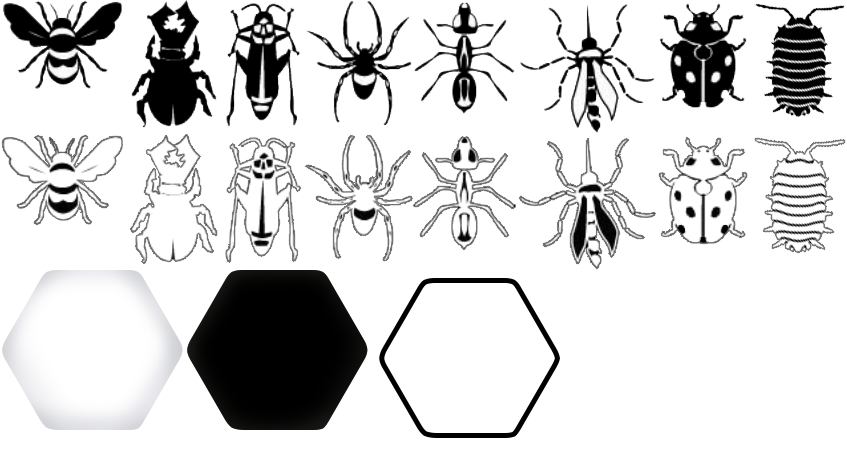
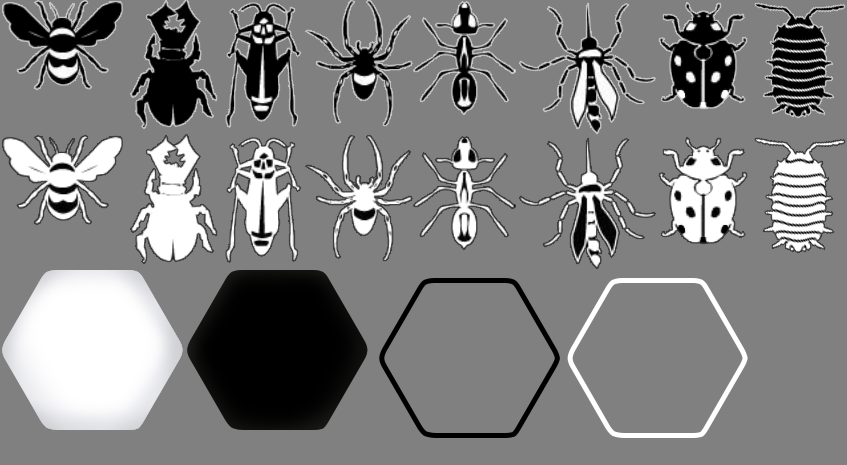
The second w=847, h=465 image is a revision of the first. Changes to its layers:
added group "Hive Carbon Isometric" with 34 layers above "Hive Carbon Flat" over left=0, top=0, right=847, bottom=465
added group "Merged" (1st of 2, in "Hive Carbon Isometric") with 8 layers in group "Hive Carbon Isometric" over left=2, top=0, right=845, bottom=438
added layer "Black Symbols on White - Merged and Trimmed copy 2" (1st of 2, in "Hive Carbon Isometric" › "Merged") in group "Merged" over left=2, top=0, right=845, bottom=134
added layer "White Symbols on Black - Merged and Trimmed" (1st of 2, in "Hive Carbon Isometric" › "Merged") in group "Merged" over left=2, top=135, right=845, bottom=269
added layer "White Hexagon Gradients" (1st of 2, in "Hive Carbon Isometric" › "Merged") (65%) in group "Merged" over left=2, top=270, right=183, bottom=430
added layer "White Hexagon" (1st of 4, in "Hive Carbon Isometric" › "Merged") in group "Merged" over left=2, top=270, right=183, bottom=430
added layer "Black Hexagon Gradients" (1st of 2, in "Hive Carbon Isometric" › "Merged") (65%) in group "Merged" over left=187, top=270, right=368, bottom=430
added layer "Black Hexagon" (1st of 4, in "Hive Carbon Isometric" › "Merged") in group "Merged" over left=187, top=270, right=368, bottom=430
added layer "Black Line" (1st of 4, in "Hive Carbon Isometric" › "Merged") in group "Merged" over left=379, top=278, right=560, bottom=438
added layer "White Line" (1st of 4, in "Hive Carbon Isometric" › "Merged") in group "Merged" over left=567, top=278, right=748, bottom=438
moved "Merged" (2nd of 2, in "Hive Carbon Flat") into group "Hive Carbon Flat" over left=2, top=0, right=845, bottom=438
added group "Background" with 3 layers over left=0, top=0, right=847, bottom=465
renamed "Mock Background" to "Grey", showed it, moved it into group "Background" over left=0, top=0, right=847, bottom=465
